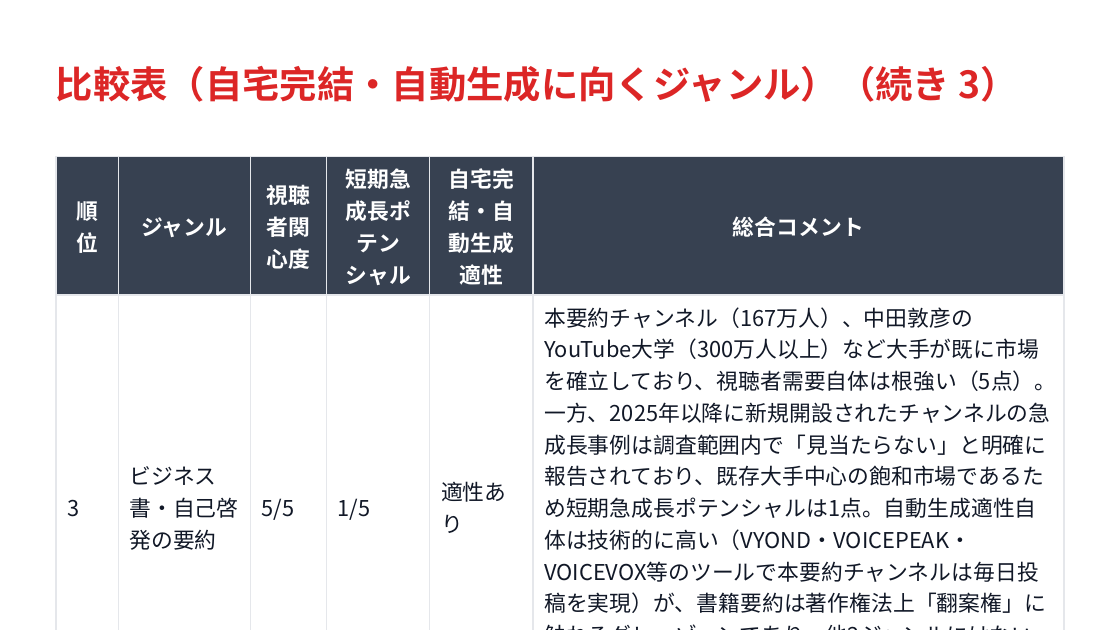
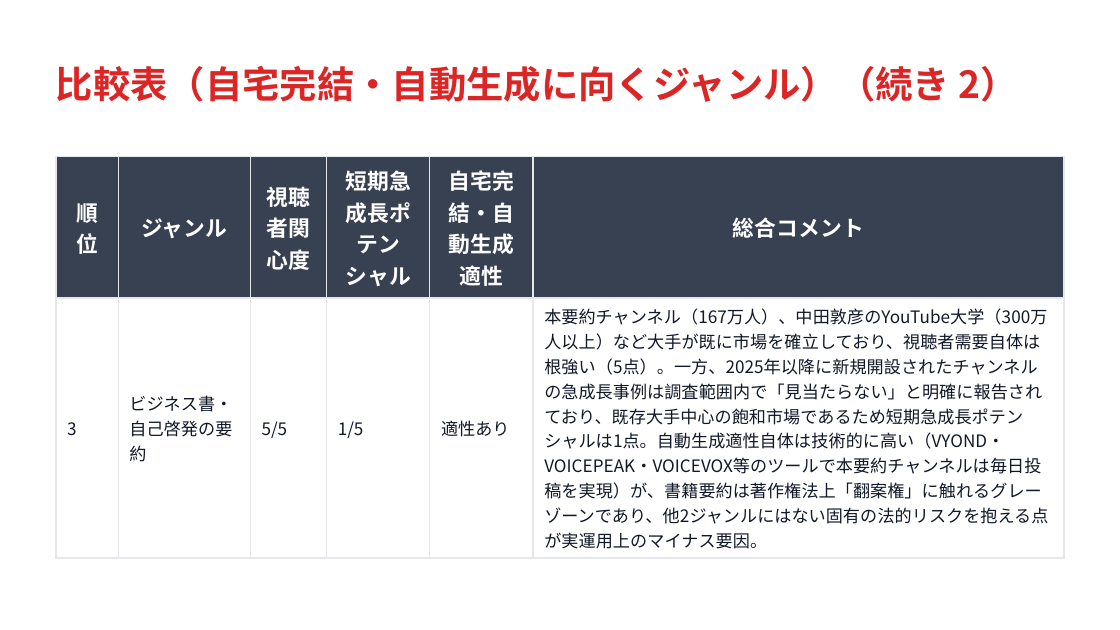
Before and after one commit to ergtronix/youtube-topic-scout, a slide deck: slide 6 of output/20260731/slides/genre-scout.pptx (slide 5 before the commit). Drawn at 1120x630 pixels with LibreOffice and Linux fonts; fonts in the diff are those of the drawing. Boxes give left, top, right and bottom in pixels: in the first picture for what was removed or moved away, otherwise in the second. Text is boxed around its words. In the diff, an @@ line names an element or a change of style, - is before the commit and + after.

```diff
--- a/output/20260731/slides/genre-scout.pptx
+++ b/output/20260731/slides/genre-scout.pptx
@@ text at box(56, 66, 1018, 102): text changed @@
-比較表（自宅完結・自動生成に向くジャンル）（続き 3）
+比較表（自宅完結・自動生成に向くジャンル）（続き 2）
@@ table at box(56, 157, 1064, 553) @@
@@ size 14 to 11 pt in "3", "ビジネス書・自己啓発の要約", "5/5", "1/5" and 2 more places @@
```
Also in this commit, not shown: 3 other slides changed, 1 slide added, 9 other files.
